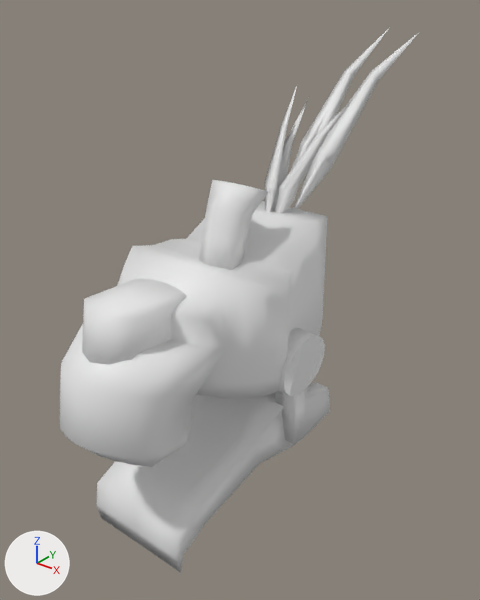
The COLLADA model art/meshes/props/helmet/maya_eagle_king.dae: old version first, new version second.
Before and after are seen from a camera (50 mm lens) standing at (1.009, -1.178, 1.218) and looking at (-0.036, 0.129, 0.408). Lighting does not change. The marker at lower left points along +X, +Y and +Z. Where no turn or scale is listed for an object, it has been applied to the vertices. Vertices at the same position are counted once.

In view in the first picture: 'helmets_king'.
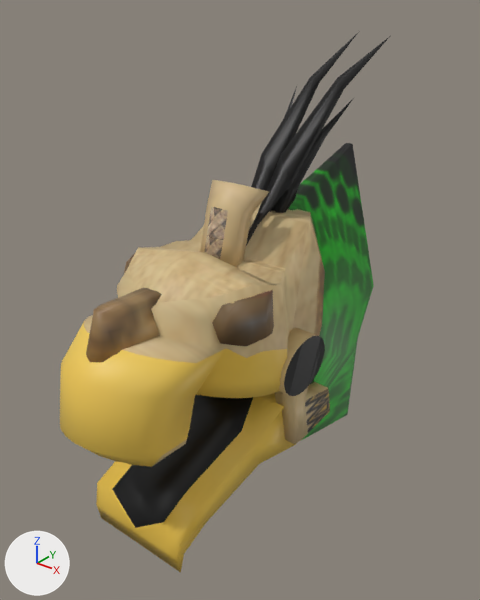
Boxes [x1, y1, x2, y2] around the edits, measured in the pictures (480 x 600 px):
```json
{"object": "helmets_king", "change": "surface changed, reshaped", "before": [60, 30, 418, 573], "after": [60, 33, 390, 573], "on screen": "grey to yellow, 8% narrower"}
{"part": 1, "of": "me_rome_helmet_b_geometry_004", "change": "added", "after": [288, 143, 374, 441], "on screen": "green"}
{"part": 2, "of": "me_rome_helmet_b_geometry_004", "change": "added", "after": [212, 290, 274, 346], "on screen": "brown"}
{"part": 3, "of": "me_rome_helmet_b_geometry_004", "change": "added", "after": [124, 253, 135, 273]}
{"part": 4, "of": "me_rome_helmet_b_geometry_004", "change": "built on", "before": [82, 30, 418, 530], "after": [86, 33, 390, 530]}
{"part": 5, "of": "me_rome_helmet_b_geometry_004", "change": "surface changed", "before": [138, 206, 330, 466], "after": [138, 206, 330, 466], "on screen": "grey to beige"}
```

The change, as JSON lines over the scene's bpy script:
```json
{"op": "add", "block": "img_mayans_struct_png", "code": ["img_mayans_struct_png = load_image('mayans_struct.png', '../../../textures/skins/structural/mayans_struct.png', 2048, 1024, 'sRGB')"]}
{"op": "remove", "block": "mat_materiais_003", "code": "mat_materiais_003.base_color = (0.8, 0.8, 0.8)  # white #e7e7e7"}
{"op": "add", "block": "mat_materiais_003", "code": "mat_materiais_003.texture = img_mayans_struct_png"}
{"block": "me_rome_helmet_b_geometry_004", "where": "# used by ob_helmets_king; location = (0.0, 0.0, 0.047)"}
{"op": "remove", "block": "me_rome_helmet_b_geometry_004", "code": "me_rome_helmet_b_geometry_004.from_pydata(...)  # 597 vertices, 1141 faces; spans x -0.232..0.232, y -0.493..0.852, z -0.16..1.031"}
{"op": "add", "block": "me_rome_helmet_b_geometry_004", "code": "me_rome_helmet_b_geometry_004.from_pydata(...)  # 692 vertices, 1285 faces; spans x -0.232..0.232, y -0.493..0.786, z -0.237..1.031"}
{"block": "me_rome_helmet_b_geometry_004", "change": "me_rome_helmet_b_geometry_004 part 1: a new loose piece of 22 vertices spanning x -0.173..0.173, y 0.189..0.786, z -0.237..0.717, in mat_materiais_003 (picture img_mayans_struct_png)"}
{"block": "me_rome_helmet_b_geometry_004", "change": "me_rome_helmet_b_geometry_004 part 2: a new loose piece of 16 vertices spanning x 0.151..0.209, y -0.203..-0.043, z 0.411..0.53, in mat_materiais_003 (picture img_mayans_struct_png)"}
{"block": "me_rome_helmet_b_geometry_004", "change": "me_rome_helmet_b_geometry_004 part 3: a new loose piece of 16 vertices spanning x -0.209..-0.151, y -0.203..-0.043, z 0.403..0.53, in mat_materiais_003 (picture img_mayans_struct_png)"}
{"block": "me_rome_helmet_b_geometry_004", "change": "me_rome_helmet_b_geometry_004 part 4"}
{"block": "me_rome_helmet_b_geometry_004", "change": "10 vertices are removed from x -0.219..0.219, y -0.14..0.029, z 0.523..0.55"}
{"block": "me_rome_helmet_b_geometry_004", "change": "52 faces are deleted"}
{"block": "me_rome_helmet_b_geometry_004", "change": "22 vertices in x -0.039..0.084, y 0.195..0.852, z 0.468..1.031 move by (0.0, -0.186, 0.0)"}
{"block": "me_rome_helmet_b_geometry_004", "change": "10 vertices in x -0.038..0.065, y 0.201..0.631, z 0.48..0.927 move by (0.0, -0.187, 0.0)"}
{"block": "me_rome_helmet_b_geometry_004", "change": "24 vertices move from x -0.175..0.175, y -0.417..0.298, z 0.4..0.611 to x -0.158..0.158, y -0.417..0.298, z 0.4..0.611"}
{"block": "me_rome_helmet_b_geometry_004", "change": "41 vertices are added at x -0.197..0.197, y -0.335..0.298, z -0.025..0.616"}
{"block": "me_rome_helmet_b_geometry_004", "change": "10 new vertices lie (0.004, 0.001, 0.009) away from vertices in x -0.093..0.093, y -0.348..0.025, z -0.102..0.151"}
{"block": "me_rome_helmet_b_geometry_004", "change": "126 new faces join them"}
{"block": "me_rome_helmet_b_geometry_004", "change": "me_rome_helmet_b_geometry_004 part 5: 252 kept faces spanning x -0.204..0.219, y -0.429..0.359, z 0.011..0.672 get new texture (UV) coordinates"}
```
